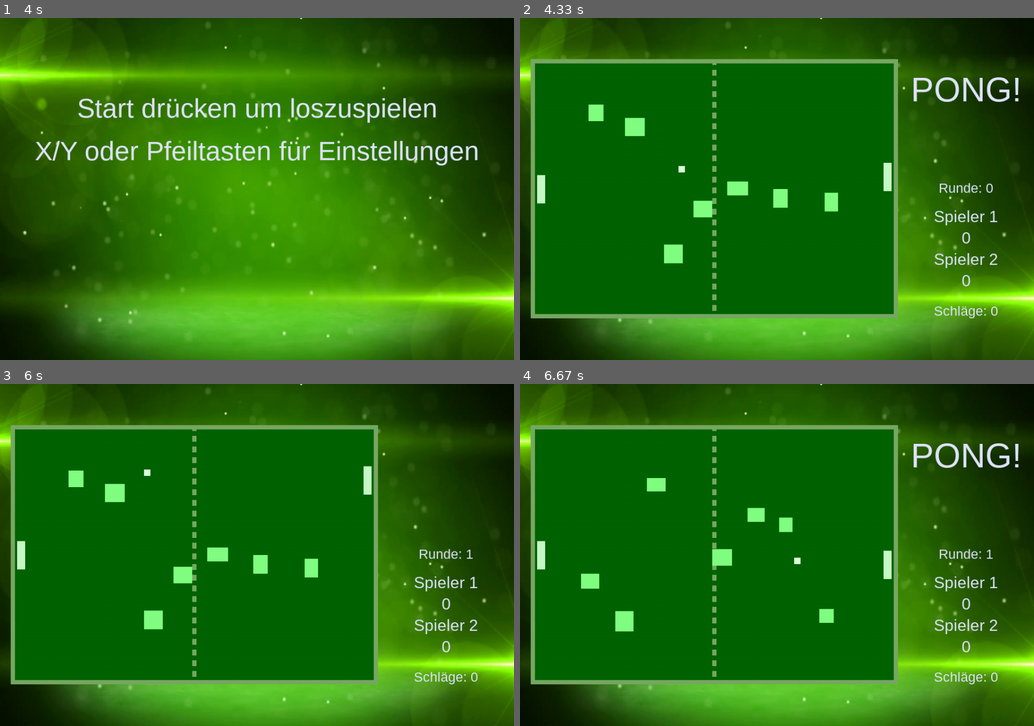
Above: before the commit, frames 1-4 (two rows, left to right).
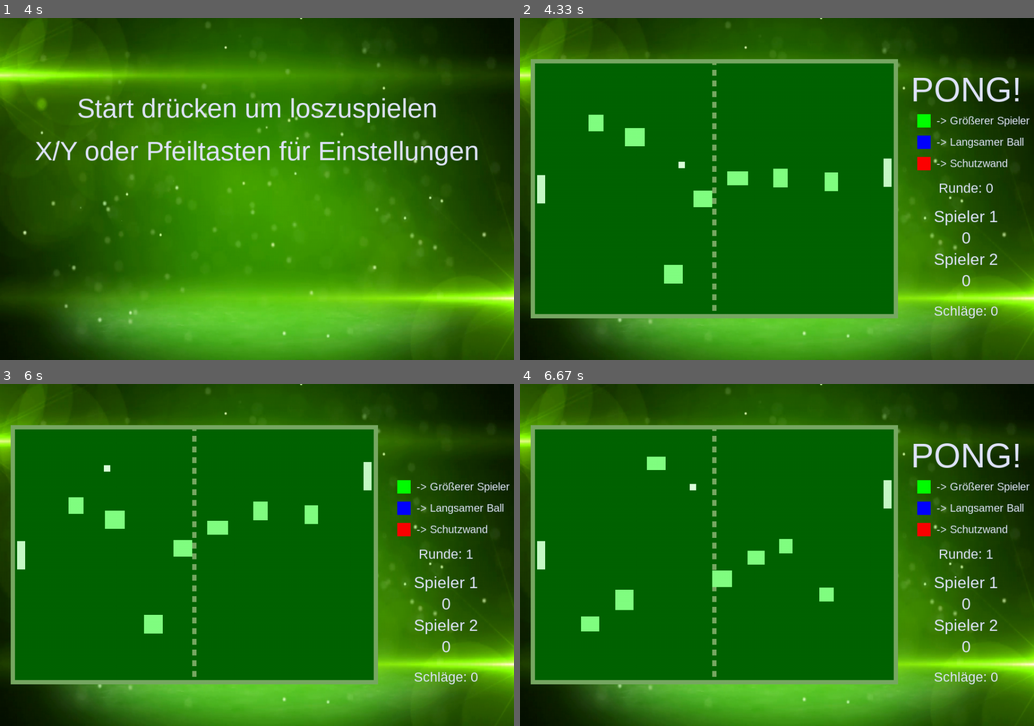
Above: after the commit, the same moments.

Repository: astroPythoner/pygame_Pong
Game: pygame game, started from pong.py
The game is run twice, just before and just after one commit, with the same random seed, the same clock (stepped at 60 frames per second) and the same inputs.
Inputs:
- Up to frame 1 (4 s): hold Right 0.33-0.8 s; hold Up 0.83-1.3 s; tap D at 1.33 s; tap A at 1.67 s; hold Right 2.83-3.47 s
- Up to frame 2 (4.33 s): tap Space at 4 s
- Up to frame 3 (6 s): hold Left 4.5-4.8 s; hold Up 4.83-5.2 s; hold W 4.83-5.2 s; hold Up 5.23-5.53 s; hold W 5.23-5.53 s; tap Space at 5.97 s
- Up to frame 4 (6.67 s): no input

Frame 1 is identical in both runs. In frame 2, 2.9% of the frame differs, in the area x 13-100%, y 25-78%; in frame 3, 3.1%; in frame 4, 3.4%, in the area x 11-100%, y 21-73%.

Commit message:
Verschiedene Power-Ups

Diff:
--- a/constants.py
+++ b/constants.py
@@ -47,6 +47,15 @@
 BALL_COLOR = (220,255,220)
 MAKIERUNGEN = (120,170,100)
 HINDERNIS_COLOR = (130,255,130)
+LONG_POWER_UP_COLOR =    (0,255,0)
+SCHUTZ_POWER_UP_COLOR =  (255,0,0)
+LANGSAM_POWER_UP_COLOR = (0,0,255)
+
+# POWER_UPS
+LONG_POWER_UP = "long power up"
+SCHUTZ_POWER_UP = "schutz power up"
+LANGSAM_POWER_UP = "langsam power up"
+POWER_UPS = {LONG_POWER_UP:LONG_POWER_UP_COLOR,SCHUTZ_POWER_UP:SCHUTZ_POWER_UP_COLOR,LANGSAM_POWER_UP:LANGSAM_POWER_UP_COLOR}
 
 # finde passendste Schriftart zu arial.
 font_name = pygame.font.match_font('arial')
--- a/pong.py
+++ b/pong.py
@@ -2,7 +2,7 @@
 from joystickpins import JoystickPins, KeyboardStick
 from constants import *
 from sprites import *
-from math import e
+import time
 
 class Game():
     def __init__(self):
@@ -26,10 +26,18 @@
 
         # Variablen für die Hindernisse
         self.with_hindernissen = True
-        self.with_moving_hindernisse = False
+        self.with_moving_hindernisse = True
 
         # Für den Computerspieler
         self.computer_difficulty = 5
+
+        # Wie viele Schläge die Powerups aktiv sind
+        self.POWERUP_TIME = 2
+        # Merken wer zuletzt geschlagen hat um herauszubekommen wer ein Power-Up bekommt
+        self.last_schlag = None
+        # Für das Schutz Power Up
+        self.player0_has_schutz = False
+        self.player1_has_schutz = False
 
         # Runde und Gewinne beider Seiten
         self.spiel_num = 0
@@ -502,6 +510,17 @@
         self.draw_text(surf, str(self.player1_wins), 30, center_x, center_y + 90)
         self.draw_text(surf, "Schläge: "+str(self.schläge), 25, center_x, center_y + 150)
 
+    def draw_power_up_info(self, center_x, y):
+        rechteck = pygame.Rect(center_x - 90, y, 25, 25)
+        pygame.draw.rect(screen, LONG_POWER_UP_COLOR, rechteck)
+        self.draw_text(screen,"-> Größerer Spieler",20,center_x-55,y,rect_place="oben_links")
+        rechteck = pygame.Rect(center_x - 90, y + 40, 25, 25)
+        pygame.draw.rect(screen, LANGSAM_POWER_UP_COLOR, rechteck)
+        self.draw_text(screen,"-> Langsamer Ball",20,center_x-55,y+40,rect_place="oben_links")
+        rechteck = pygame.Rect(center_x - 90, y + 80, 25, 25)
+        pygame.draw.rect(screen, SCHUTZ_POWER_UP_COLOR, rechteck)
+        self.draw_text(screen,"-> Schutzwand",20,center_x-55,y+80,rect_place="oben_links")
+
     def show_end_game_info(self, surf, center_x, y, gewonnener_spieler = None):
         if self.game_status == NEXT_GAME:
             if gewonnener_spieler == None:
@@ -653,24 +672,74 @@
             if hit:
                 if self.debug: # Position des Abpralls für den Debug merken
                     self.abprallort = self.ball.rect.center
+                # Wenn von einem Spieler abgeprallt wurde anzahl der Schläge hochzählen und letzten Schlag dem Spieler zuweisen
                 if hindernis in [self.player0,self.player1]:
+                    if self.schläge == 0:
+                        # Beim ersten Schuss Power-Ups platzieren
+                        erstes_hindernis = random.choice(self.hindernisse.sprites())
+                        erstes_hindernis.make_to_power_up(list(POWER_UPS.keys())[0])
+                        while True:
+                            zweites_hindernis = random.choice(self.hindernisse.sprites())
+                            if zweites_hindernis != erstes_hindernis:
+                                zweites_hindernis.make_to_power_up(list(POWER_UPS.keys())[1])
+                                break
+                        while True:
+                            drittes_hindernis = random.choice(self.hindernisse.sprites())
+                            if drittes_hindernis != erstes_hindernis and drittes_hindernis != zweites_hindernis:
+                                drittes_hindernis.make_to_power_up(list(POWER_UPS.keys())[2])
+                                break
+                    # Schläge hochzählen
                     self.schläge += 1
-                if self.ball.pos.y - self.ball.vel.y > hindernis.rect.bottom: # von unten dagegen
+                    if hindernis == self.player0:
+                        self.player0.schläge += 1
+                        self.last_schlag = self.player0
+                    else:
+                        self.player1.schläge += 1
+                        self.last_schlag = self.player1
+                # Wude von einem Hindernis abgeprallt überprüfen ob es ein Power-Up Hindernis war
+                elif hindernis.is_power_type != False:
+                    # Dem Spieler das Power up geben
+                    if hindernis.is_power_type == LONG_POWER_UP:
+                        self.last_schlag.start_long_power_up()
+                    elif hindernis.is_power_type == LANGSAM_POWER_UP:
+                        self.ball.start_slow_power_up()
+                    elif hindernis.is_power_type == SCHUTZ_POWER_UP:
+                        if (self.last_schlag == self.player0 and self.player0_has_schutz == False) or (self.last_schlag == self.player1 and self.player1_has_schutz == False):
+                            # Schutzschild erstellen
+                            schutz = Hindernis(self, (int(self.spielfeldx + [50,self.spielfeldbreite-50][[self.player0,self.player1].index(self.last_schlag)]), random.randrange(int(self.spielfeldy + 80), int(self.spielfeldy + self.spielfeldhoehe - 80))), (16, self.spielfeldhoehe/5), is_schutz=True, geschützter_spieler=self.last_schlag)
+                            self.all_sprites.add(schutz)
+                            self.alles_abprallende.add(schutz)
+                            # merken das der Spieler ein Schutzschild hat
+                            if self.last_schlag == self.player0:
+                                self.player0_has_schutz = True
+                            else:
+                                self.player1_has_schutz = True
+                    # Ein anderes Hindernis das noch kein PowerUp ist zu dem Power Up machen
+                    while True:
+                        zufälliges_hindernis = random.choice(self.hindernisse.sprites())
+                        if zufälliges_hindernis.is_power_type == False and zufälliges_hindernis != hindernis:
+                            zufälliges_hindernis.make_to_power_up(hindernis.is_power_type)
+                            break
+                    # Hindernis nichtmehr als Powerup machen
+                    hindernis.remove_from_power_up()
+
+                # Bewegung ändern
+                if self.ball.pos.y - self.ball.vel.y > hindernis.rect.bottom and self.ball.vel.y < 0: # von unten dagegen
                     self.ball.pos.y = hindernis.rect.bottom + 6
                     self.ball.vel.y = -self.ball.vel.y
                     if self.debug:
                         print("von unten")
-                elif self.ball.pos.y - self.ball.vel.y < hindernis.rect.top: # von oben dagegen
+                elif self.ball.pos.y - self.ball.vel.y < hindernis.rect.top and self.ball.vel.y > 0: # von oben dagegen
                     self.ball.pos.y = hindernis.rect.top - 6
                     self.ball.vel.y = -self.ball.vel.y
                     if self.debug:
                         print("von oben")
-                if self.ball.pos.x - self.ball.vel.x < hindernis.rect.left: # von links dagegen
+                if self.ball.pos.x - self.ball.vel.x < hindernis.rect.left and self.ball.vel.x > 0: # von links dagegen
                     self.ball.pos.x = hindernis.rect.left - 6
                     self.ball.vel.x = -self.ball.vel.x
                     if self.debug:
                         print("von links")
-                elif self.ball.pos.x - self.ball.vel.x > hindernis.rect.right: # von rechts dagegen
+                elif self.ball.pos.x - self.ball.vel.x > hindernis.rect.right and self.ball.vel.x < 0: # von rechts dagegen
                     self.ball.pos.x = hindernis.rect.right + 6
                     self.ball.vel.x = -self.ball.vel.x
                     if self.debug:
@@ -698,6 +767,7 @@
 
         # Auf der Rechten Seite noch die Info zum Spiel
         self.show_game_info(screen,WIDTH*6/7+10)
+        self.draw_power_up_info(WIDTH*6/7+10, 180)
 
     def make_game_end(self, gewonnener_spieler=None):
         self.game_status = NEXT_GAME
--- a/sprites.py
+++ b/sprites.py
@@ -1,7 +1,6 @@
 import pygame
 from constants import *
 import random
-import time
 
 class Player(pygame.sprite.Sprite):
     def __init__(self, game, player_num, is_computer = False):
@@ -20,8 +19,14 @@
         else:
             self.rect.right = self.game.spielfeldx + self.game.spielfeldbreite - 12
         self.rect.centery = HEIGHT/2
+        # Merken, wie oft der Spieler schon geschossen hat
+        self.schläge = 0
+        # Zeit und Status merken für die Power_ups
+        self.long_power_up_schläge = 0
+        self.is_long = False
 
     def update(self):
+        # Bewegen
         if self.is_computer:
             self.rect.centery = self.game.ball.rect.centery + 10
         else:
@@ -33,18 +38,48 @@
             self.rect.top = self.game.spielfeldy+8
         if self.rect.bottom > self.game.spielfeldy + self.game.spielfeldhoehe - 7:
             self.rect.bottom = self.game.spielfeldy + self.game.spielfeldhoehe - 7
+        # Nach ablauf der Powerup zeiten schauen und diese entsprechend abschalten, wenn die Zeit rum ist
+        if self.is_long and self.schläge - self.long_power_up_schläge > self.game.POWERUP_TIME:
+            self.end_long_power_up()
+
+    def start_long_power_up(self):
+        self.is_long = True
+        # PowerUp Zeit merken
+        self.long_power_up_schläge = self.schläge
+        gemerkte_pos = self.rect.center
+        # Rechteck
+        self.image = pygame.Surface((15, (self.game.spielfeldhoehe / 9) * 1.5))
+        self.image.fill(PLAYER_COLOR)
+        self.rect = self.image.get_rect()
+        # positionieren
+        self.rect.center = gemerkte_pos
+
+    def end_long_power_up(self):
+        self.is_long = False
+        gemerkte_pos = self.rect.center
+        # Rechteck
+        self.image = pygame.Surface((15, (self.game.spielfeldhoehe / 9)))
+        self.image.fill(PLAYER_COLOR)
+        self.rect = self.image.get_rect()
+        # positionieren
+        self.rect.center = gemerkte_pos
 
 class Ball(pygame.sprite.Sprite):
     def __init__(self, game):
         self._layer = 2
         self.game = game
         pygame.sprite.Sprite.__init__(self)
+        # Rechteck
         self.image = pygame.Surface((12, 12))
         self.image.fill(BALL_COLOR)
         self.rect = self.image.get_rect()
+        # Positionieren und Bewegung
         self.pos = pygame.math.Vector2(self.game.spielfeldx + self.game.spielfeldbreite/2 + 1,HEIGHT/2)
         self.direction = [random.uniform(30, 60),random.uniform(120,150),random.uniform(210,240),random.uniform(300,330)][random.randrange(0,4)]
         self.vel = pygame.math.Vector2(5, 0).rotate(self.direction)
+        # Power-Up
+        self.power_up_schläge = 0
+        self.is_power_up = False
 
     def update(self):
         #bewegen
@@ -118,8 +153,12 @@
         if self.rect.right > self.game.spielfeldx + self.game.spielfeldbreite:
             self.game.make_game_end(0)
 
-        # Schneller werden (in Abhängigkeit von den Schläge nach der Funktion m * x + b)
-        self.vel.scale_to_length(1/8 * self.game.schläge + 5)
+        if not self.is_power_up:
+            # Schneller werden (in Abhängigkeit von den Schläge nach der Funktion m * x + b)
+            self.vel.scale_to_length(1/8 * self.game.schläge + 5)
+        else:
+            if self.game.schläge - self.power_up_schläge > self.game.POWERUP_TIME:
+                self.end_slow_power_up()
 
     def get_direction(self):
         if self.vel.x < 0:
@@ -127,8 +166,17 @@
         else:
             return RIGHT
 
+    def start_slow_power_up(self):
+        self.power_up_schläge = self.game.schläge
+        self.is_power_up = True
+        self.vel.scale_to_length(5)
+
+    def end_slow_power_up(self):
+        self.is_power_up = False
+        self.vel.scale_to_length(1/8 * self.game.schläge + 5)
+
 class Hindernis(pygame.sprite.Sprite):
-    def __init__(self, game, pos, size):
+    def __init__(self, game, pos, size, is_schutz = False, geschützter_spieler = None):
         self._layer = 2
         self.game = game
         pygame.sprite.Sprite.__init__(self)
@@ -138,9 +186,14 @@
         self.rect.center = pos
         self.direction = random.choice([MOVE_UP,MOVE_DOWN])
         self.speed = random.randrange(1,3)
+        self.is_power_type = False
+        self.is_schutz = is_schutz
+        if self.is_schutz:
+            self.geschützter_spieler = geschützter_spieler
+            self.init_schläge = self.geschützter_spieler.schläge
 
     def update(self):
-        if self.game.with_moving_hindernisse:
+        if self.game.with_moving_hindernisse and not self.is_schutz:
             if self.direction == MOVE_UP:
                 self.rect.y -= self.speed
             else:
@@ -149,3 +202,18 @@
                 self.direction = MOVE_DOWN
             if self.rect.bottom >= self.game.spielfeldy + self.game.spielfeldhoehe - 50:
                 self.direction = MOVE_UP
+        # Schutz Zeit abgelaufen
+        if self.is_schutz and self.geschützter_spieler.schläge - self.init_schläge > self.game.POWERUP_TIME*2:
+            if self.geschützter_spieler == self.game.player0:
+                self.game.player0_has_schutz = False
+            else:
+                self.game.player1_has_schutz = False
+            self.kill()
+
+    def make_to_power_up(self, power_up_type):
+        self.is_power_type = power_up_type
+        self.image.fill(POWER_UPS[power_up_type])
+
+    def remove_from_power_up(self):
+        self.is_power_type = False
+        self.image.fill(HINDERNIS_COLOR)
